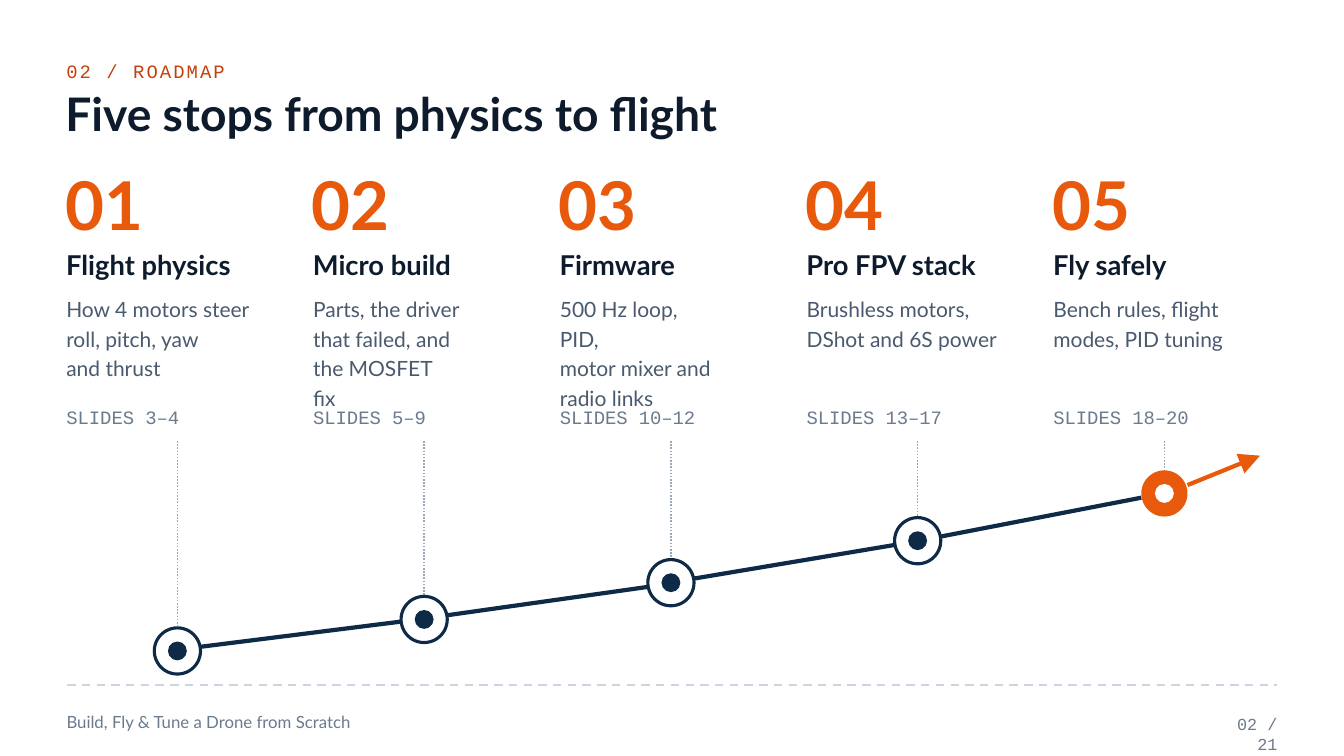
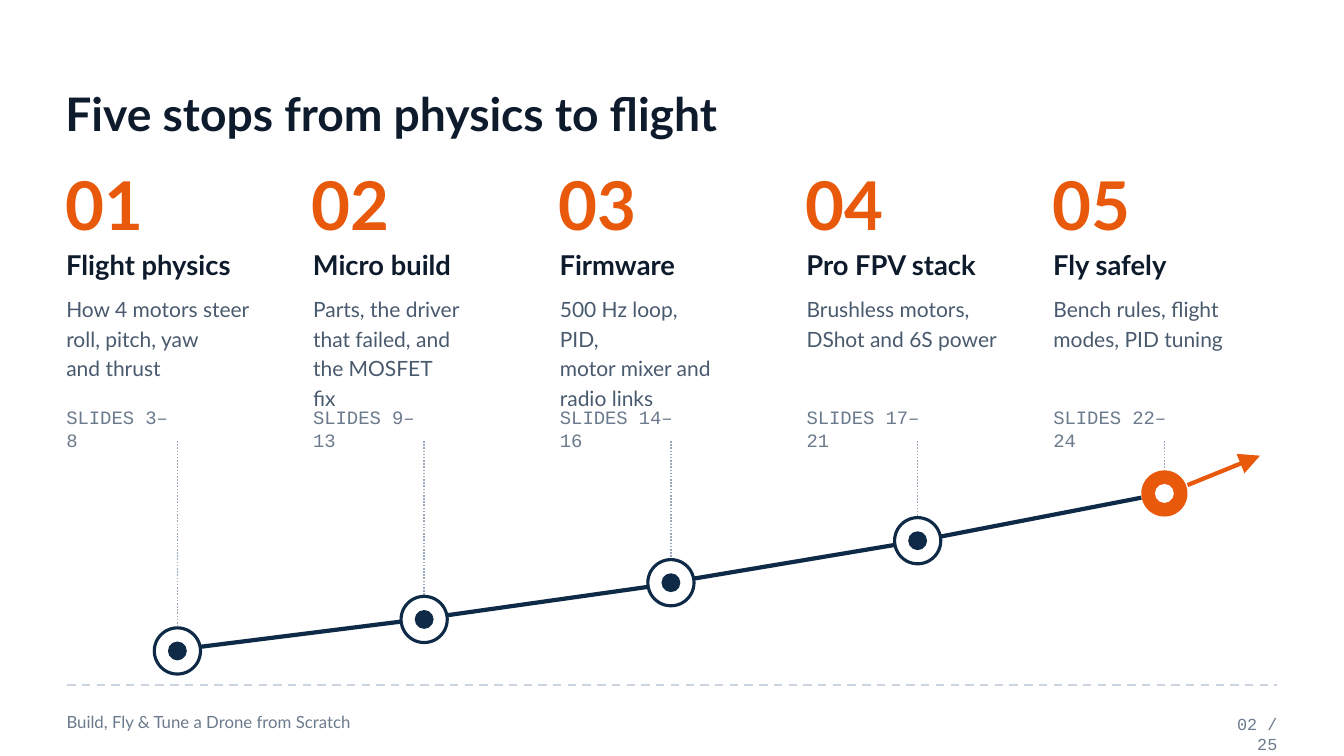
Before and after one commit to ara-aras/esp32-mini-drone, a slide deck: slide 2 of PPT/Drone_Workshop_v2.pptx. Drawn at 1344x756 pixels with LibreOffice and Linux fonts; fonts in the diff are those of the drawing. Boxes give left, top, right and bottom in pixels: in the first picture for what was removed or moved away, otherwise in the second. Text is boxed around its words. In the diff, an @@ line names an element or a change of style, - is before the commit and + after.

```diff
--- a/PPT/Drone_Workshop_v2.pptx
+++ b/PPT/Drone_Workshop_v2.pptx
@@ text removed at (66, 65, 225, 78) @@
-02 / ROADMAP
@@ text at (66, 411, 168, 447): text changed @@
-SLIDES 3–4
+SLIDES 3–8
@@ text at (313, 411, 415, 447): text changed @@
-SLIDES 5–9
+SLIDES 9–13
@@ text at (560, 411, 673, 447): text changed @@
-SLIDES 10–12
+SLIDES 14–16
@@ text at (807, 411, 920, 447): text changed @@
-SLIDES 13–17
+SLIDES 17–21
@@ text at (1053, 411, 1166, 447): text changed @@
-SLIDES 18–20
+SLIDES 22–24
@@ text at (1237, 719, 1277, 750): text changed @@
-02 / 21
+02 / 25
```
Also in this commit, not shown: 20 other slides changed, 4 slides added.
